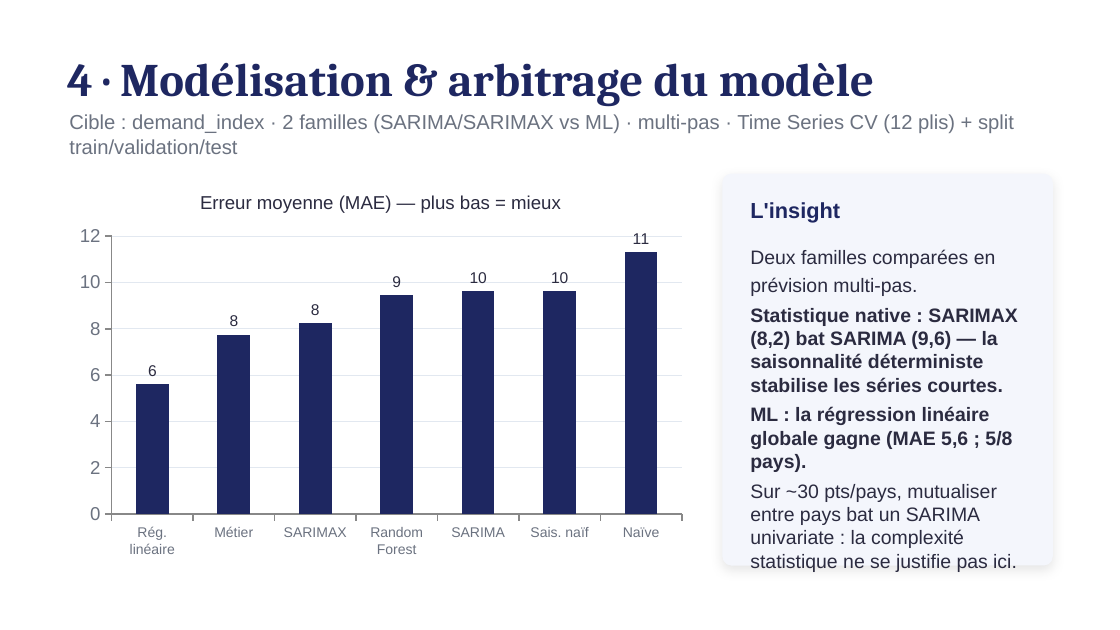
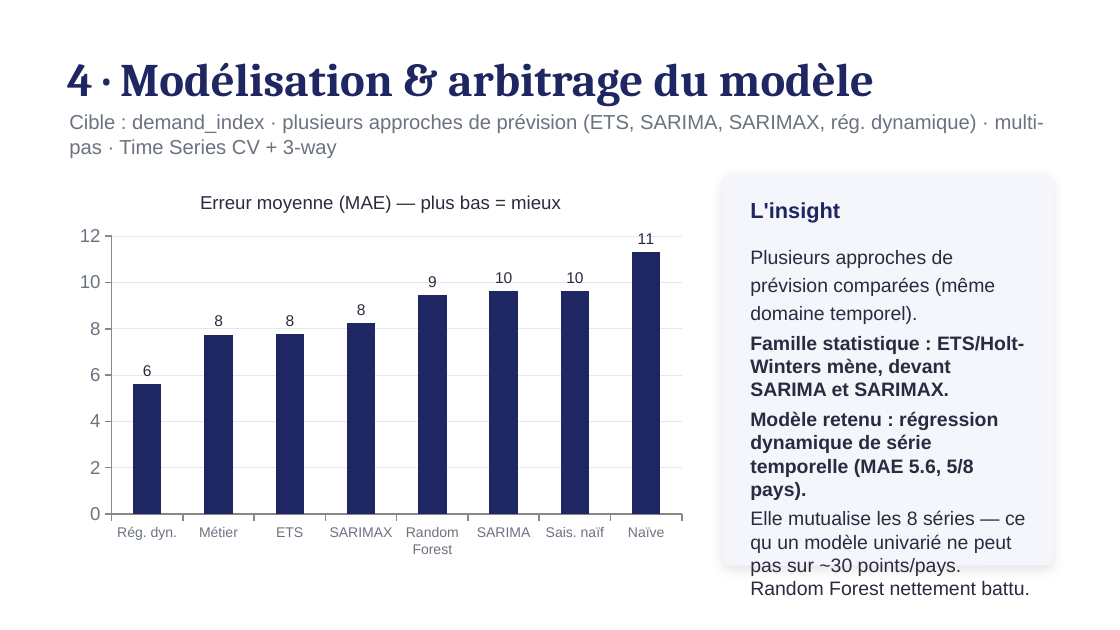
Before and after one commit to kteken10/aed_examen_final, a slide deck: slide 5 of rendu_final/05_Rapport_Management_Projet.pptx. Drawn at 1120x630 pixels with LibreOffice and Linux fonts; fonts in the diff are those of the drawing. Boxes give left, top, right and bottom in pixels: in the first picture for what was removed or moved away, otherwise in the second. Text is boxed around its words. In the diff, an @@ line names an element or a change of style, - is before the commit and + after.

```diff
--- a/rendu_final/05_Rapport_Management_Projet.pptx
+++ b/rendu_final/05_Rapport_Management_Projet.pptx
@@ text at [69, 114, 1044, 158]: text changed @@
-Cible : demand_index · 2 familles (SARIMA/SARIMAX vs ML) · multi-pas · Time Series CV (12 plis) + split train/validation/test
+Cible : demand_index · plusieurs approches de prévision (ETS, SARIMA, SARIMAX, rég. dynamique) · multi-pas · Time Series CV + 3-way
@@ column chart at [67, 174, 694, 566] @@
-categories: Rég. linéaire, Métier, SARIMAX, Random Forest, SARIMA, Sais. naïf, Naïve
+categories: Rég. dyn., Métier, ETS, SARIMAX, Random Forest, SARIMA, Sais. naïf, Naïve
-Series 1: 6, 8, 8, 9, 10, 10, 11
+Series 1: 6, 8, 8, 8, 9, 10, 10, 11
@@ text at [750, 250, 1030, 595]: text changed; bold off @@
-Deux familles comparées en prévision multi-pas.
-Statistique native : SARIMAX (8,2) bat SARIMA (9,6) — la saisonnalité déterministe stabilise les séries courtes.
-ML : la régression linéaire globale gagne (MAE 5,6 ; 5/8 pays).
-Sur ~30 pts/pays, mutualiser entre pays bat un SARIMA univariate : la complexité statistique ne se justifie pas ici.
+Plusieurs approches de prévision comparées (même domaine temporel).
+Famille statistique : ETS/Holt-Winters mène, devant SARIMA et SARIMAX.
+Modèle retenu : régression dynamique de série temporelle (MAE 5.6, 5/8 pays).
+Elle mutualise les 8 séries — ce qu un modèle univarié ne peut pas sur ~30 points/pays. Random Forest nettement battu.
```
Also in this commit, not shown: 5 other slides changed, 12 other files.
